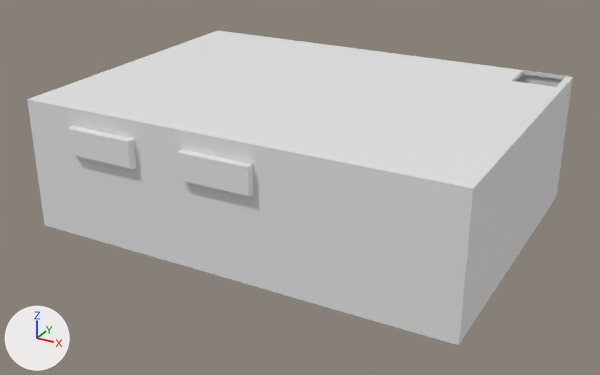
The FBX model Assets/3DModels/Room/Basement.fbx, before and after one commit.
The view is the same before and after, from a camera (50 mm lens) standing at (7.71, -16.43, 8.69) and looking at (-1.05, -0.49, 0.72). Lighting does not change. The marker at lower left points along +X, +Y and +Z. Where no turn or scale is listed for an object, it has been applied to the vertices.

The first picture shows 'Basment.001'.
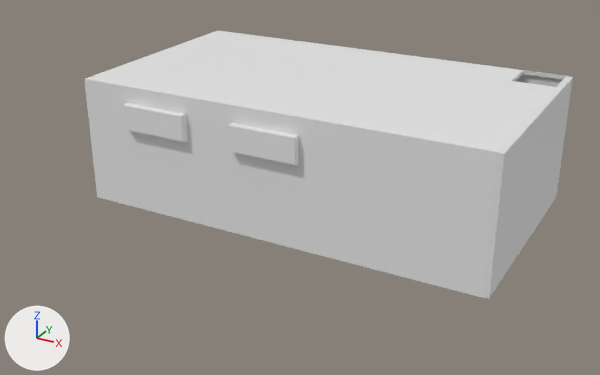
The newer file is also rescaled (x1.125) as a whole; pictures and numbers use the older file's frame.

Location of each change, (x1, y1, x2, y2) in pixels of the pictures (600 x 375 px; the box of a moved part takes in the faces that stretch with it):
'Basment.001', reshaped (10% narrower, 15% shorter)
    before: (27, 31, 573, 345)
    after: (84, 31, 573, 298)
part 1 of me_plane_001, moved or reshaped
    before: (27, 75, 506, 345)
    after: (84, 75, 506, 298)

The change in detail:
me_plane_001 has 224 vertices, 222 faces and spans x -6.15..4.1, y -4.0..3.82, z -0.1..3.1.
me_plane_001 is used by ob_basment_001; location (0.0, 0.0, 0.0).
me_plane_001 part 1: all 80 vertices in x -6.14..4.09, y -4.0..-3.75, z -0.07..3.07 are moved by (0.0, 1.84, 0.0).
